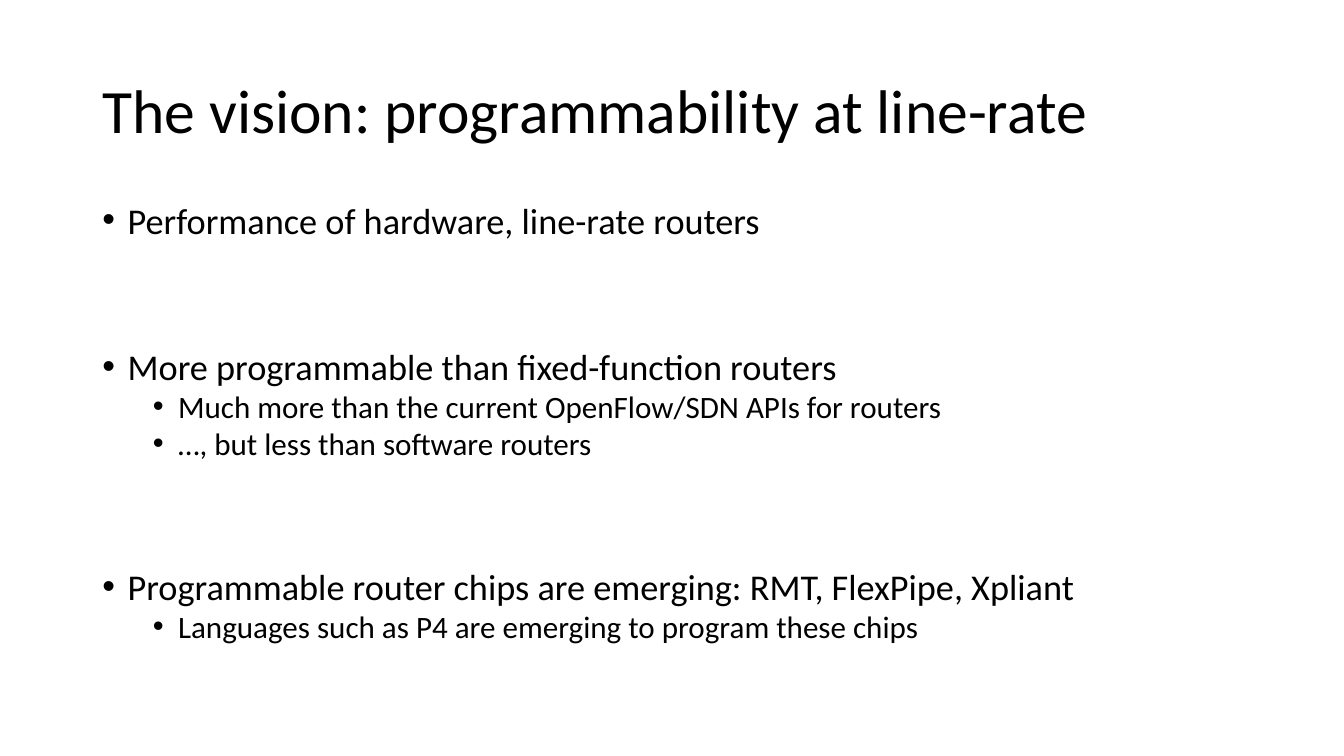
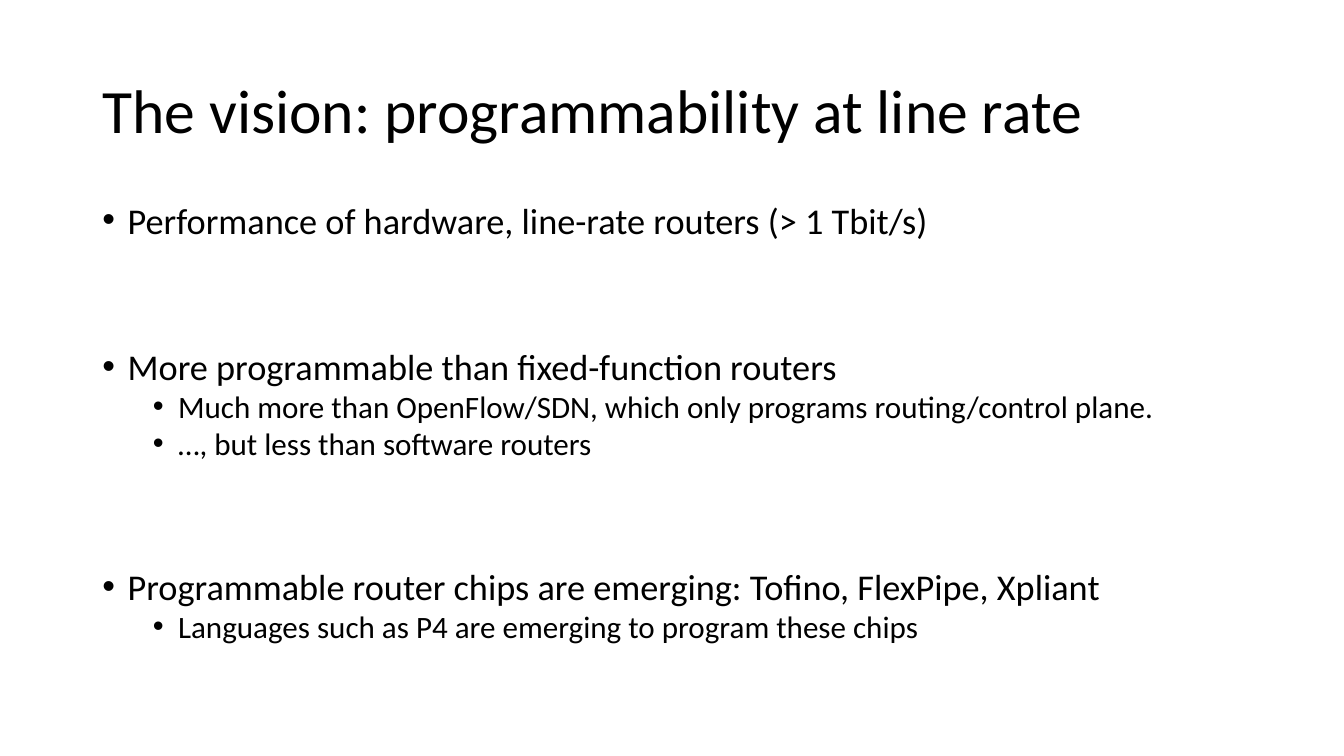
Before and after one commit to anirudhSK/pifo-domino-marple-ppts, a slide deck: slide 7 of combined_domino_pifo.pptx. Drawn at 1344x756 pixels with LibreOffice and Linux fonts; fonts in the diff are those of the drawing. Boxes give left, top, right and bottom in pixels: in the first picture for what was removed or moved away, otherwise in the second. Text is boxed around its words. In the diff, an @@ line names an element or a change of style, - is before the commit and + after.

```diff
--- a/combined_domino_pifo.pptx
+++ b/combined_domino_pifo.pptx
@@ title at bbox=[102, 90, 1082, 144]: text changed @@
-The vision: programmability at line-rate
+The vision: programmability at line rate
@@ text at bbox=[128, 207, 928, 239]: text changed @@
-• Performance of hardware, line-rate routers
+• Performance of hardware, line-rate routers (> 1 Tbit/s)
@@ text at bbox=[178, 396, 1153, 424]: text changed @@
-  • Much more than the current OpenFlow/SDN APIs for routers
+  • Much more than OpenFlow/SDN, which only programs routing/control plane.
@@ text at bbox=[128, 574, 1100, 607]: text changed @@
-• Programmable router chips are emerging: RMT, FlexPipe, Xpliant
+• Programmable router chips are emerging: Tofino, FlexPipe, Xpliant
```
Also in this commit, not shown: 7 other slides changed, 1 slide added.
